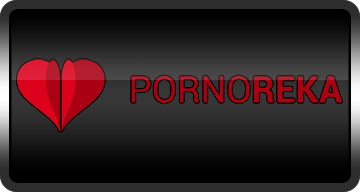
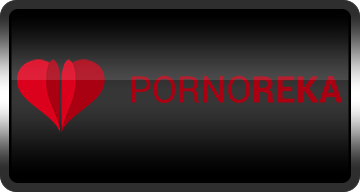
Layers edited between the first and the second 360px x 192px image:
painted on "frame" over (16, 58, 343, 133)